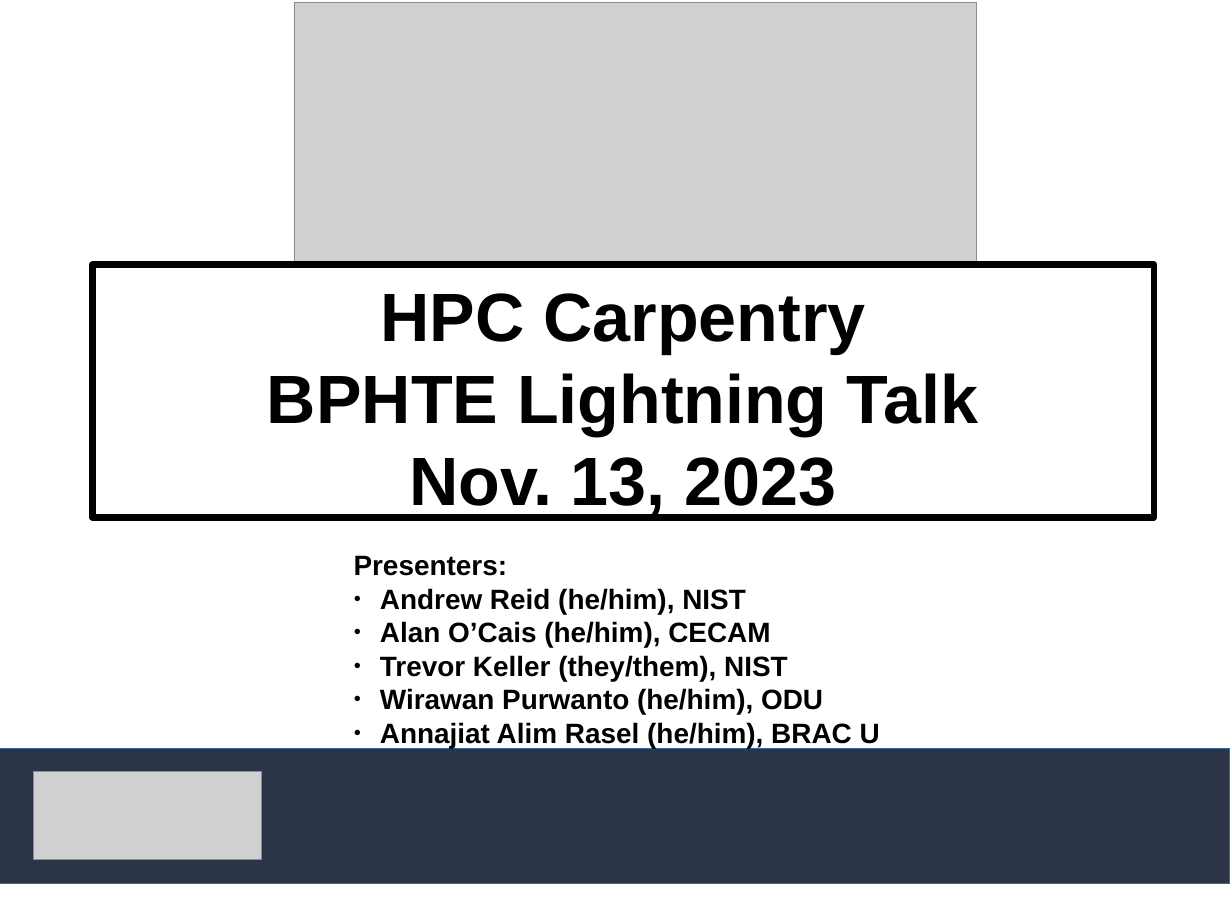
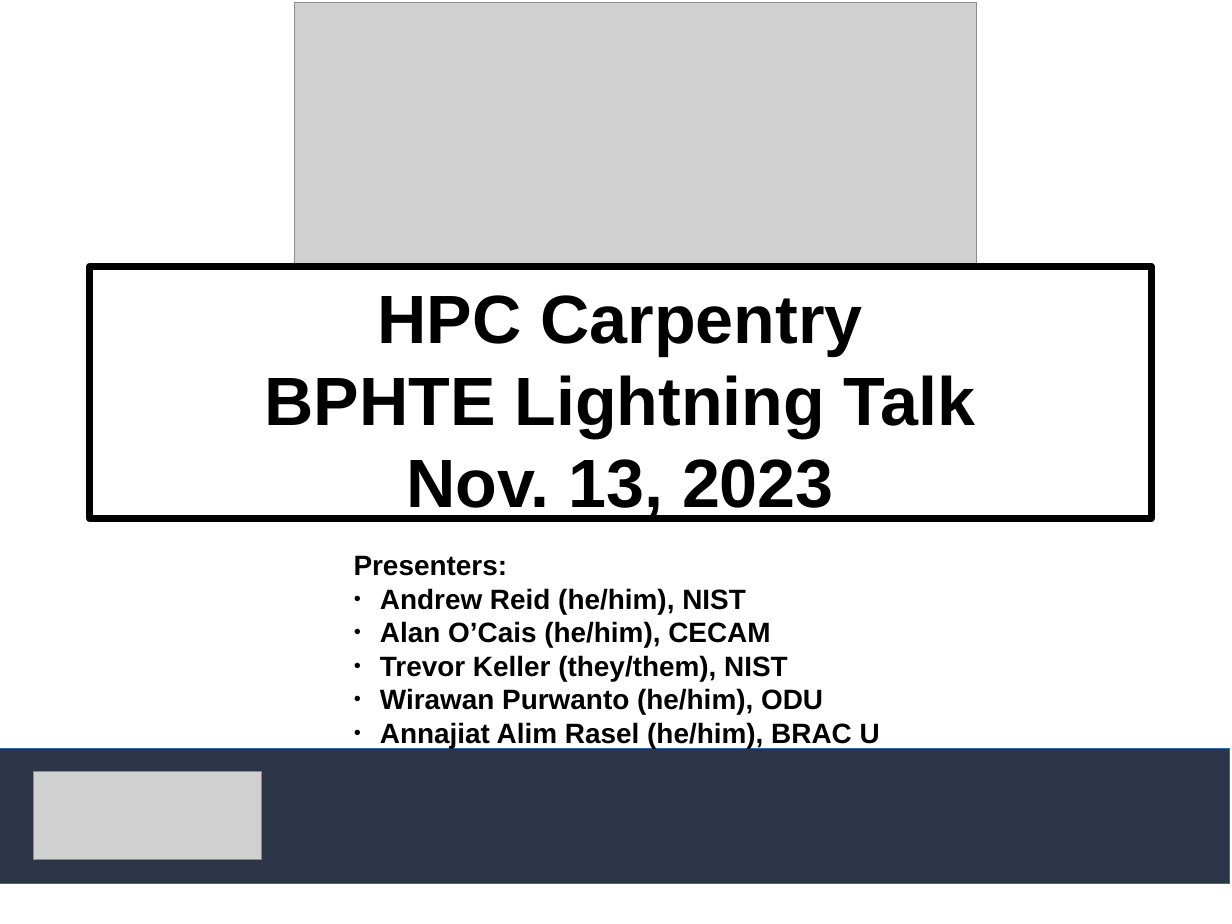
Before and after one commit to hpc-carpentry/coordination, a slide deck: slide 1 of conferences/SC23/sc23_bof_presentation.odp. Drawn at 1232x924 pixels with LibreOffice and Linux fonts; fonts in the diff are those of the drawing; grey boxes stand for pictures; background and template pictures are left out. Boxes give left, top, right and bottom in pixels: in the first picture for what was removed or moved away, otherwise in the second. Text is boxed around its words. In the diff, an @@ line names an element or a change of style, - is before the commit and + after.

```diff
--- a/conferences/SC23/sc23_bof_presentation.odp
+++ b/conferences/SC23/sc23_bof_presentation.odp
@@ rectangle "HPC Carpentry": place and size @@
-rectangle "HPC Carpentry" at bbox=[93, 265, 1155, 518]
+rectangle "HPC Carpentry" at bbox=[89, 266, 1152, 519]
```
Also in this commit, not shown: 1 other slide changed, 3 slides removed, 1 other file.
